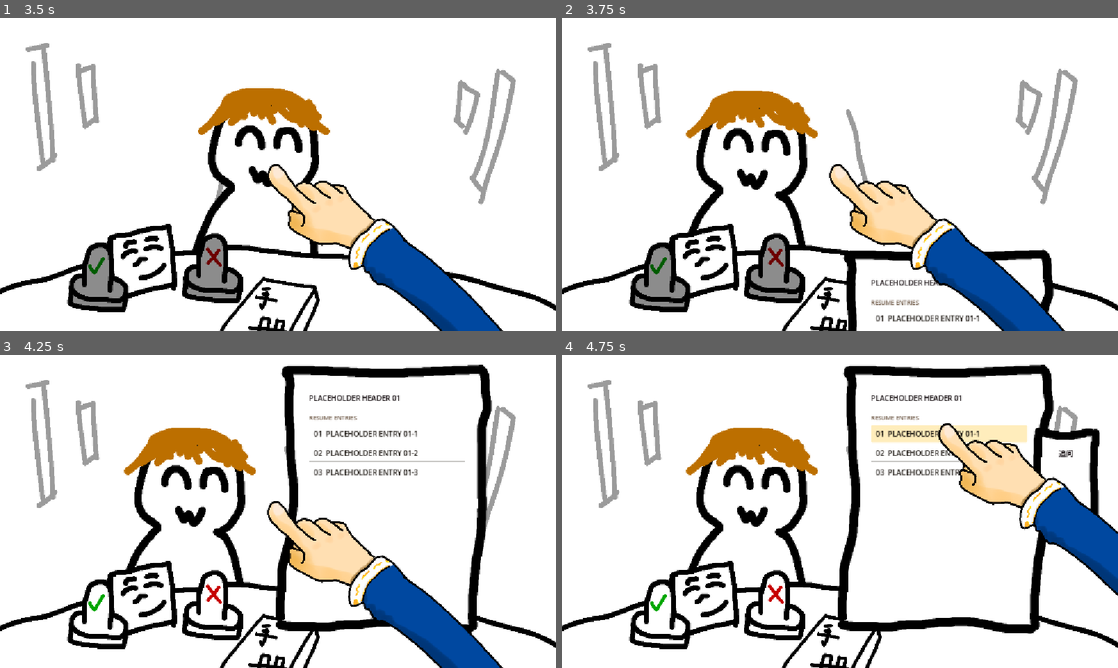
Above: before the commit, frames 1-4 (two rows, left to right).
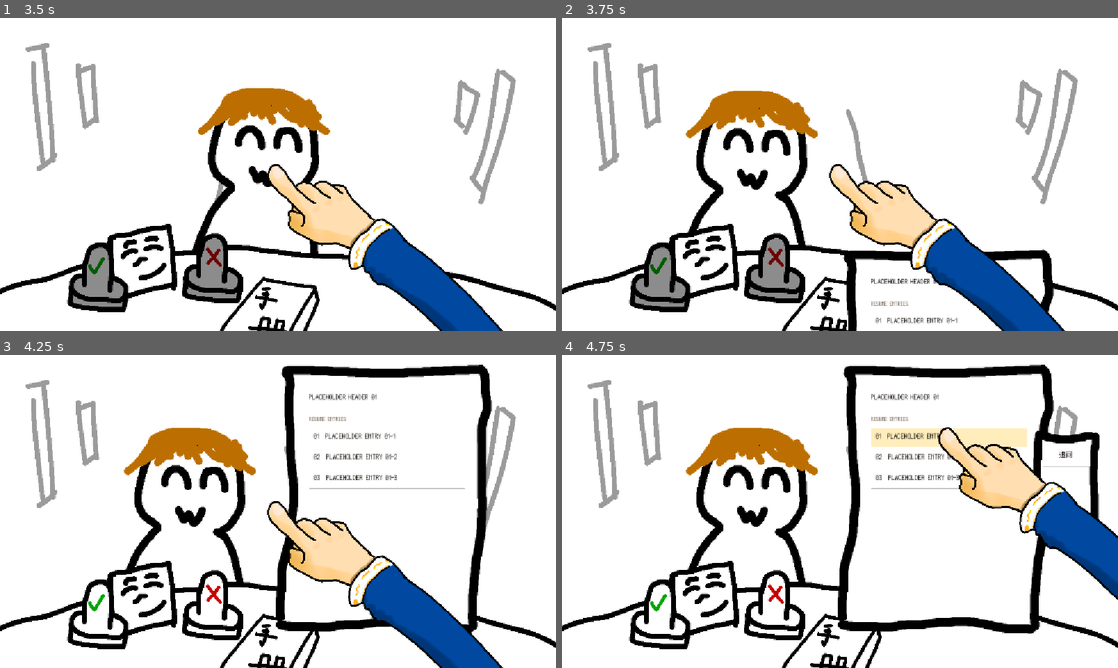
Above: after the commit, the same moments.

Repository: Dilute-l/projectYuusha
Game: Godot game, scene res://scenes/menu/main_menu.tscn
The game is run twice, just before and just after one commit, with the same random seed, the same clock (stepped at 60 frames per second) and the same inputs.
Inputs (mouse positions are in pixels of both pictures, inside the frame that each line leads up to):
- Up to frame 1 (3.5 s): click "开始游戏" at 0.5 s; click (278, 174) at 1.25 s; click (278, 174) at 2 s; click (278, 174) at 2.75 s
- Up to frame 2 (3.75 s): click (840, 174) at 3.5 s
- Up to frame 3 (4.25 s): no input
- Up to frame 4 (4.75 s): click "01 PLACEHOLDER ENTRY 01-1" at 4.25 s

Frame 1 is identical in both runs. In frame 2, 0.7% of the frame differs, in the area x 55-75%, y 83-98%; in frame 3, 1.7%; in frame 4, 4.6%, in the area x 55-100%, y 12-79%.

Commit message:
调整了简历中的字体

Diff:
--- a/scenes/day/interview/resume/resume.gd
+++ b/scenes/day/interview/resume/resume.gd
@@ -15,8 +15,9 @@
 ##   姓名 / 职业 / 等级 / 属性 / 特质要不要写、怎么分行、什么顺序，全由那段字自己决定。
 ##   词条同理，逐条取 `resume[i].description`。
 ##
-## ⚠️ 文案是中文字，而 assets/fonts 还没接入中文主字体：默认字体没有中文字形，
-##   纸上的中文现在会渲染成方块（同 dialogue.json 的处境）。字体接进来后这里不用改。
+## ⚠️ 字体：纸上的字和游戏别处用的是同一款 —— `assets/fonts/Silver.ttf`。
+##   抬头 / 段标题 / 词条 / 菜单按钮四处在**场景里**各自 `theme_override_fonts/font`，
+##   所以中文能正常显示（Silver 带中文字形）。本脚本不碰字体，改字体去改 .tscn。
 
 const TOKEN_SCENE := preload("res://scenes/day/interview/resume/resume_token.tscn")
 
--- a/scenes/day/interview/resume/resume.tscn
+++ b/scenes/day/interview/resume/resume.tscn
@@ -4,6 +4,7 @@
 [ext_resource type="Texture2D" uid="uid://dhmx2jff8wa2f" path="res://assets/art/interview/resume_page_phd.png" id="2_vnthk"]
 [ext_resource type="PackedScene" uid="uid://c30g1ll4c2ch5" path="res://scenes/day/interview/resume/resume_token.tscn" id="3_yu2w1"]
 [ext_resource type="PackedScene" path="res://scenes/day/interview/resume/resume_token_menu.tscn" id="4_menu"]
+[ext_resource type="FontFile" uid="uid://dorb4fg0c836s" path="res://assets/fonts/Silver.ttf" id="5_silver"]
 
 [node name="Resume" type="Control" unique_id=429165533]
 layout_mode = 3
@@ -35,7 +36,8 @@
 [node name="HeaderInfo" type="Label" parent="Paper/Rows" unique_id=1467143720]
 layout_mode = 2
 theme_override_colors/font_color = Color(0.09, 0.06, 0.07, 1)
-theme_override_font_sizes/font_size = 15
+theme_override_fonts/font = ExtResource("5_silver")
+theme_override_font_sizes/font_size = 22
 text = ""
 
 [node name="Spacer" type="Control" parent="Paper/Rows" unique_id=2141977583]
@@ -45,7 +47,8 @@
 [node name="EntriesCaption" type="Label" parent="Paper/Rows" unique_id=502821112]
 layout_mode = 2
 theme_override_colors/font_color = Color(0.45, 0.37, 0.3, 1)
-theme_override_font_sizes/font_size = 12
+theme_override_fonts/font = ExtResource("5_silver")
+theme_override_font_sizes/font_size = 18
 text = "RESUME ENTRIES"
 
 [node name="TokenList" type="VBoxContainer" parent="Paper/Rows" unique_id=1833902498]
--- a/scenes/day/interview/resume/resume_token.tscn
+++ b/scenes/day/interview/resume/resume_token.tscn
@@ -3,6 +3,7 @@
 [ext_resource type="StyleBox" uid="uid://bn14dfgaycxc2" path="res://ui/styles/resume_token_normal.tres" id="1_xqu5p"]
 [ext_resource type="StyleBox" uid="uid://crx62o2g2680n" path="res://ui/styles/resume_token_hover.tres" id="2_w142m"]
 [ext_resource type="Script" uid="uid://cv4v3bhl5nmi1" path="res://scenes/day/interview/resume/resume_token.gd" id="3_n880a"]
+[ext_resource type="FontFile" uid="uid://dorb4fg0c836s" path="res://assets/fonts/Silver.ttf" id="4_silver"]
 
 [sub_resource type="StyleBoxEmpty" id="StyleBoxEmpty_kjwmc"]
 
@@ -13,7 +14,8 @@
 theme_override_colors/font_color = Color(0.13, 0.11, 0.09, 1)
 theme_override_colors/font_pressed_color = Color(0.13, 0.11, 0.09, 1)
 theme_override_colors/font_hover_color = Color(0.05, 0.04, 0.03, 1)
-theme_override_font_sizes/font_size = 15
+theme_override_fonts/font = ExtResource("4_silver")
+theme_override_font_sizes/font_size = 22
 theme_override_styles/normal = ExtResource("1_xqu5p")
 theme_override_styles/pressed = ExtResource("1_xqu5p")
 theme_override_styles/hover = ExtResource("2_w142m")
--- a/scenes/day/interview/resume/resume_token_menu.tscn
+++ b/scenes/day/interview/resume/resume_token_menu.tscn
@@ -4,6 +4,7 @@
 [ext_resource type="Texture2D" path="res://assets/art/interview/resume_token_menu_phd.png" id="2_panel"]
 [ext_resource type="StyleBox" path="res://ui/styles/resume_token_normal.tres" id="3_norm"]
 [ext_resource type="StyleBox" path="res://ui/styles/resume_token_hover.tres" id="4_hover"]
+[ext_resource type="FontFile" uid="uid://dorb4fg0c836s" path="res://assets/fonts/Silver.ttf" id="5_silver"]
 
 [node name="ResumeTokenMenu" type="Control"]
 custom_minimum_size = Vector2(145, 223)
@@ -49,7 +50,8 @@
 theme_override_colors/font_pressed_color = Color(0.09, 0.06, 0.07, 1)
 theme_override_colors/font_hover_color = Color(0.05, 0.04, 0.03, 1)
 theme_override_colors/font_disabled_color = Color(0.55, 0.52, 0.48, 1)
-theme_override_font_sizes/font_size = 15
+theme_override_fonts/font = ExtResource("5_silver")
+theme_override_font_sizes/font_size = 22
 theme_override_styles/normal = ExtResource("3_norm")
 theme_override_styles/pressed = ExtResource("3_norm")
 theme_override_styles/hover = ExtResource("4_hover")
--- a/tools/smoke_resume_menu.gd
+++ b/tools/smoke_resume_menu.gd
@@ -109,16 +109,19 @@
 	_check((third as Button).text.contains(candidate.resume[2].description),
 			"第三条词条正文 = 数据里的 description")
 
-	# 顺带如实报一下默认字体能不能画中文 —— assets/fonts 还没接入主字体（§10.5），
-	# 画不出来按钮就是两个方块。这条只提示，不算失败。
+	# 顺带如实报一下按钮能不能画中文（§10.5）。
+	# 查的是**按钮真正生效的那一款字体**（get_theme_font 会把 theme_override_fonts/font 解出来），
+	# 不是引擎的 fallback —— 简历这边已经和别处一样接上了 assets/fonts/Silver.ttf，
+	# 再拿 fallback 去问「缺不缺中文」就成了与按钮无关的假警报。
+	var ask_font := ask.get_theme_font("font")
 	var missing := ""
 	for ch in ask.text:
-		if not ThemeDB.fallback_font.has_char(ch.unicode_at(0)):
+		if not ask_font.has_char(ch.unicode_at(0)):
 			missing += ch
 	if missing.is_empty():
-		print("  [note] 默认字体有「%s」的字形，按钮能正常显示" % ask.text)
+		print("  [note] 按钮字体有「%s」的字形，按钮能正常显示" % ask.text)
 	else:
-		print("  [note] ⚠ 默认字体缺字形「%s」—— 按钮会显示成两个方块，等 assets/fonts 接入中文字体" % missing)
+		print("  [note] ⚠ 按钮字体缺字形「%s」—— 按钮会显示成方块" % missing)
 
 	# ---- 点词条 → 开菜单 ----
 	_check(third.selected.get_connections().size() > 0, "词条的 selected 已接到 resume.gd")
--- /dev/null
+++ b/tools/tmp_font_compare.tscn
@@ -0,0 +1,111 @@
+[gd_scene format=3 uid="uid://coxwttrwah72i"]
+
+[ext_resource type="FontFile" uid="uid://dorb4fg0c836s" path="res://assets/fonts/Silver.ttf" id="1_silver"]
+
+[node name="FontCompare" type="Control" unique_id=1930652936]
+layout_mode = 3
+anchors_preset = 0
+offset_right = 780.0
+offset_bottom = 580.0
+
+[node name="Bg" type="ColorRect" parent="." unique_id=579030975]
+layout_mode = 1
+anchors_preset = 15
+anchor_right = 1.0
+anchor_bottom = 1.0
+grow_horizontal = 2
+grow_vertical = 2
+
+[node name="Rows" type="VBoxContainer" parent="." unique_id=851360491]
+layout_mode = 0
+offset_left = 12.0
+offset_top = 12.0
+theme_override_constants/separation = 14
+
+[node name="CapBefore" type="Label" parent="Rows" unique_id=630331188]
+layout_mode = 2
+theme_override_colors/font_color = Color(0.6, 0.6, 0.6, 1)
+theme_override_font_sizes/font_size = 12
+text = "RESUME ENTRIES"
+
+[node name="CapCur" type="Label" parent="Rows" unique_id=249625408]
+layout_mode = 2
+theme_override_colors/font_color = Color(0.6, 0.6, 0.6, 1)
+theme_override_fonts/font = ExtResource("1_silver")
+theme_override_font_sizes/font_size = 12
+text = "RESUME ENTRIES"
+
+[node name="Cap18" type="Label" parent="Rows" unique_id=397595461]
+layout_mode = 2
+theme_override_colors/font_color = Color(0.6, 0.6, 0.6, 1)
+theme_override_fonts/font = ExtResource("1_silver")
+theme_override_font_sizes/font_size = 18
+text = "RESUME ENTRIES"
+
+[node name="HeadBefore" type="Label" parent="Rows" unique_id=797539503]
+layout_mode = 2
+theme_override_colors/font_color = Color(0.09, 0.06, 0.07, 1)
+theme_override_font_sizes/font_size = 15
+text = "PLACEHOLDER HEADER 01"
+
+[node name="HeadCur" type="Label" parent="Rows" unique_id=1851364879]
+layout_mode = 2
+theme_override_colors/font_color = Color(0.09, 0.06, 0.07, 1)
+theme_override_fonts/font = ExtResource("1_silver")
+theme_override_font_sizes/font_size = 15
+text = "PLACEHOLDER HEADER 01"
+
+[node name="Head21" type="Label" parent="Rows" unique_id=1867689864]
+layout_mode = 2
+theme_override_colors/font_color = Color(0.09, 0.06, 0.07, 1)
+theme_override_fonts/font = ExtResource("1_silver")
+theme_override_font_sizes/font_size = 21
+text = "PLACEHOLDER HEADER 01"
+
+[node name="Head22" type="Label" parent="Rows" unique_id=1161393278]
+layout_mode = 2
+theme_override_colors/font_color = Color(0.09, 0.06, 0.07, 1)
+theme_override_fonts/font = ExtResource("1_silver")
+theme_override_font_sizes/font_size = 22
+text = "PLACEHOLDER HEADER 01"
+
+[node name="Head23" type="Label" parent="Rows" unique_id=1711256325]
+layout_mode = 2
+theme_override_colors/font_color = Color(0.09, 0.06, 0.07, 1)
+theme_override_fonts/font = ExtResource("1_silver")
+theme_override_font_sizes/font_size = 23
+text = "PLACEHOLDER HEADER 01"
+
+[node name="TokenBefore" type="Label" parent="Rows" unique_id=234243807]
+layout_mode = 2
+theme_override_colors/font_color = Color(0.13, 0.11, 0.09, 1)
+theme_override_font_sizes/font_size = 15
+text = "PLACEHOLDER ENTRY 01-1"
+
+[node name="TokenCur" type="Label" parent="Rows" unique_id=2080952824]
+layout_mode = 2
+theme_override_colors/font_color = Color(0.13, 0.11, 0.09, 1)
+theme_override_fonts/font = ExtResource("1_silver")
+theme_override_font_sizes/font_size = 15
+text = "PLACEHOLDER ENTRY 01-1"
+
+[node name="Token22" type="Label" parent="Rows" unique_id=391878843]
+layout_mode = 2
+theme_override_colors/font_color = Color(0.13, 0.11, 0.09, 1)
+theme_override_fonts/font = ExtResource("1_silver")
+theme_override_font_sizes/font_size = 22
+text = "PLACEHOLDER ENTRY 01-1"
+
+[node name="Ask15" type="Label" parent="Rows" unique_id=1105801048]
+layout_mode = 2
+theme_override_colors/font_color = Color(0.09, 0.06, 0.07, 1)
+theme_override_fonts/font = ExtResource("1_silver")
+theme_override_font_sizes/font_size = 15
+text = "追问"
+
+[node name="Ask22" type="Label" parent="Rows" unique_id=1467904731]
+layout_mode = 2
+theme_override_colors/font_color = Color(0.09, 0.06, 0.07, 1)
+theme_override_fonts/font = ExtResource("1_silver")
+theme_override_font_sizes/font_size = 22
+text = "追问"
Not shown, changed: ARCHITECTURE.md
